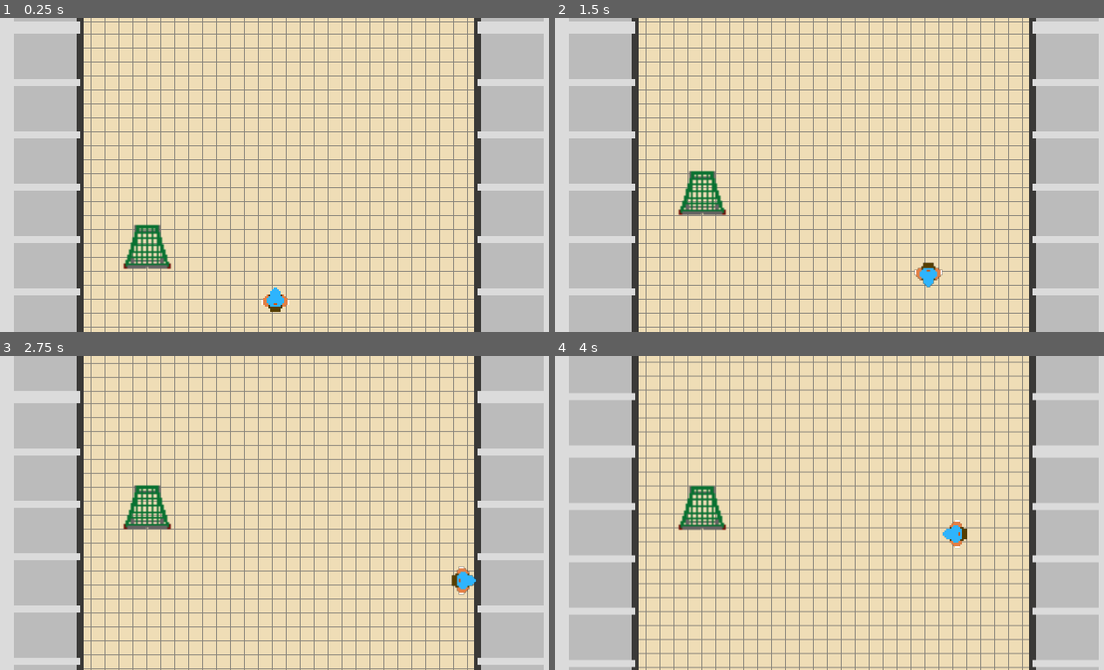
Above: before the commit, frames 1-4 (two rows, left to right).
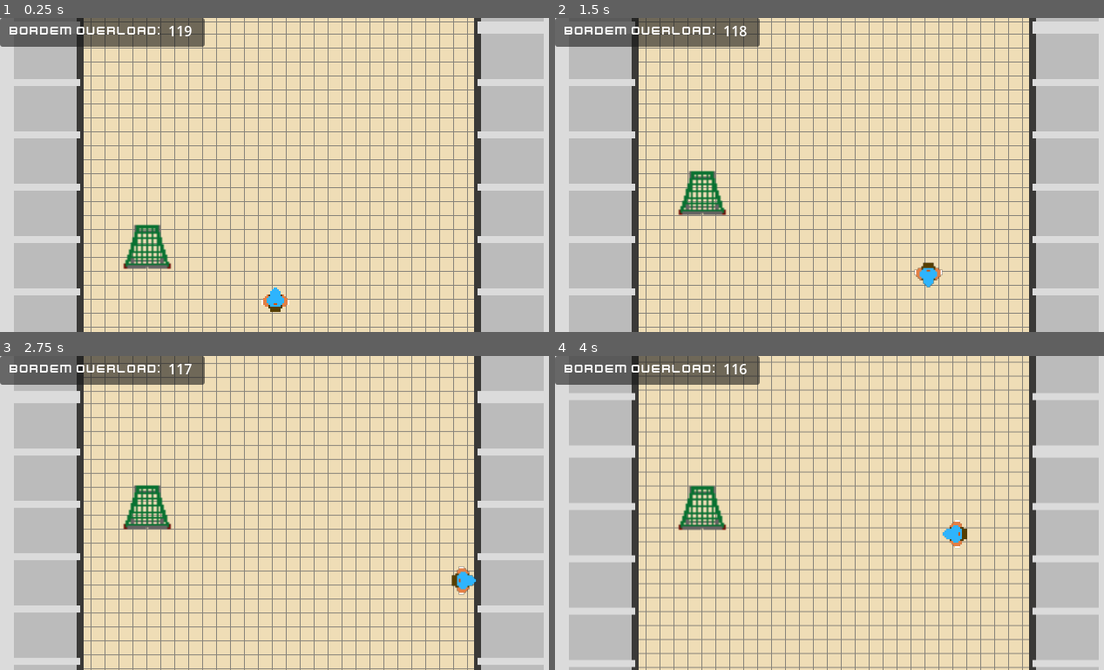
Above: after the commit, the same moments.

Repository: SpeedyLom/wild-jam-65
Game: Godot game, scene res://scenes/game.tscn
Same seed, same stepped clock (60 frames per second), same inputs: the game is played once before the commit and once after it.
Inputs:
- Up to frame 1 (0.25 s): no input
- Up to frame 2 (1.5 s): hold D (right) 0.53-1.28 s; hold S (down) from 1.28 s (still down)
- Up to frame 3 (2.75 s): release S (down) at 2.03 s; hold D (right) from 2.03 s (still down)
- Up to frame 4 (4 s): release D (right) at 2.78 s; hold W (up) 2.78-3.53 s; hold A (left) from 3.53 s (still down)

The runs differ from the first frame. In frame 1, 3.3% of the frame differs, in the area x 0-38%, y 0-10%; in frame 2, 3.3%; in frame 3, 3.3%; in frame 4, 3.3%.

Commit message:
Add game over mechanic

Diff:
--- /dev/null
+++ b/scenes/game.gd
@@ -0,0 +1,16 @@
+extends Node
+
+@onready var countdownTimer: Timer = $Timer
+@onready var countdownLabel: Label = $CanvasLayer/MarginContainer/Countdown
+
+func _ready():
+	pass
+
+func _process(delta):
+	countdownLabel.set_text(str(int(countdownTimer.time_left)))
+
+
+
+func _on_timer_timeout():
+	var gameOver = load("res://scenes/game_over.tscn")
+	get_tree().change_scene_to_packed(gameOver)
--- a/scenes/game.tscn
+++ b/scenes/game.tscn
@@ -1,7 +1,39 @@
-[gd_scene load_steps=2 format=3 uid="uid://dkek0rpux0hwl"]
+[gd_scene load_steps=4 format=3 uid="uid://dkek0rpux0hwl"]
 
 [ext_resource type="PackedScene" uid="uid://dfycw001yuasl" path="res://scenes/level_1.tscn" id="1_575v3"]
+[ext_resource type="Script" path="res://scenes/game.gd" id="1_r3a6d"]
+[ext_resource type="Theme" uid="uid://y8y8l8ilc4h6" path="res://theme.tres" id="2_b4k0i"]
 
 [node name="Game" type="Node"]
+script = ExtResource("1_r3a6d")
+
+[node name="CanvasLayer" type="CanvasLayer" parent="."]
+
+[node name="Panel" type="Panel" parent="CanvasLayer"]
+offset_right = 235.0
+offset_bottom = 33.0
+
+[node name="MarginContainer" type="MarginContainer" parent="CanvasLayer"]
+offset_left = 11.0
+offset_right = 221.0
+offset_bottom = 30.0
+
+[node name="Label" type="Label" parent="CanvasLayer/MarginContainer"]
+layout_mode = 2
+theme = ExtResource("2_b4k0i")
+text = "Bordem overload: "
+
+[node name="Countdown" type="Label" parent="CanvasLayer/MarginContainer"]
+layout_mode = 2
+size_flags_horizontal = 8
+text = "120
+"
 
 [node name="Level1" parent="." instance=ExtResource("1_575v3")]
+
+[node name="Timer" type="Timer" parent="."]
+wait_time = 120.0
+one_shot = true
+autostart = true
+
+[connection signal="timeout" from="Timer" to="." method="_on_timer_timeout"]
--- /dev/null
+++ b/scenes/game_over.gd
@@ -0,0 +1,6 @@
+extends Control
+
+func _on_button_pressed():
+	var game = load("res://scenes/game.tscn")
+
+	get_tree().change_scene_to_packed(game)
--- /dev/null
+++ b/scenes/game_over.tscn
@@ -0,0 +1,63 @@
+[gd_scene load_steps=4 format=3 uid="uid://fb4hwdrvfwni"]
+
+[ext_resource type="Script" path="res://scenes/game_over.gd" id="1_hf03d"]
+[ext_resource type="Texture2D" uid="uid://dmyvh2ypwcpk3" path="res://sprites/yellow_panel.png" id="1_yvls5"]
+[ext_resource type="Theme" uid="uid://y8y8l8ilc4h6" path="res://theme.tres" id="3_uh68n"]
+
+[node name="GameOver" type="Control"]
+layout_mode = 3
+anchors_preset = 15
+anchor_right = 1.0
+anchor_bottom = 1.0
+grow_horizontal = 2
+grow_vertical = 2
+script = ExtResource("1_hf03d")
+
+[node name="NinePatchRect" type="NinePatchRect" parent="."]
+layout_mode = 1
+anchors_preset = 15
+anchor_right = 1.0
+anchor_bottom = 1.0
+grow_horizontal = 2
+grow_vertical = 2
+texture = ExtResource("1_yvls5")
+patch_margin_left = 5
+patch_margin_top = 5
+patch_margin_right = 5
+patch_margin_bottom = 5
+
+[node name="Container" type="Control" parent="."]
+layout_mode = 1
+anchors_preset = 8
+anchor_left = 0.5
+anchor_top = 0.5
+anchor_right = 0.5
+anchor_bottom = 0.5
+offset_left = -20.0
+offset_top = -20.0
+offset_right = 20.0
+offset_bottom = 20.0
+grow_horizontal = 2
+grow_vertical = 2
+
+[node name="VBoxContainer" type="VBoxContainer" parent="Container"]
+layout_mode = 1
+anchors_preset = 5
+anchor_left = 0.5
+anchor_right = 0.5
+offset_left = -128.0
+offset_right = 128.0
+offset_bottom = 42.0
+grow_horizontal = 2
+
+[node name="Title" type="Label" parent="Container/VBoxContainer"]
+layout_mode = 2
+theme_override_font_sizes/font_size = 30
+text = "Bordem Overload"
+
+[node name="Button" type="Button" parent="Container/VBoxContainer"]
+layout_mode = 2
+theme = ExtResource("3_uh68n")
+text = "Restart"
+
+[connection signal="pressed" from="Container/VBoxContainer/Button" to="." method="_on_button_pressed"]
--- /dev/null
+++ b/theme.tres
@@ -0,0 +1,19 @@
+[gd_resource type="Theme" load_steps=6 format=3 uid="uid://y8y8l8ilc4h6"]
+
+[ext_resource type="FontFile" uid="uid://dln3w5esa6wpc" path="res://assets/kenvector_future.ttf" id="1_gqhk5"]
+[ext_resource type="Texture2D" uid="uid://cltwtseb0315p" path="res://sprites/red_button13.png" id="1_h6pot"]
+[ext_resource type="Texture2D" uid="uid://dppj3xg3t3af6" path="res://sprites/red_button11.png" id="2_vr4qn"]
+
+[sub_resource type="StyleBoxTexture" id="StyleBoxTexture_1eslx"]
+texture = ExtResource("1_h6pot")
+
+[sub_resource type="StyleBoxTexture" id="StyleBoxTexture_vt2sd"]
+texture = ExtResource("2_vr4qn")
+
+[resource]
+Button/colors/font_color = Color(0, 0, 0, 1)
+Button/colors/font_hover_color = Color(0, 0, 0, 1)
+Button/styles/hover = SubResource("StyleBoxTexture_1eslx")
+Button/styles/normal = SubResource("StyleBoxTexture_vt2sd")
+Label/font_sizes/font_size = 14
+Label/fonts/font = ExtResource("1_gqhk5")
Binary file added: assets/kenvector_future.ttf
Not shown, added: assets/kenvector_future.ttf.import
Binary file added: sprites/red_button10.png
Not shown, added: sprites/red_button10.png.import
Binary file added: sprites/red_button11.png
Not shown, added: sprites/red_button11.png.import
Binary file added: sprites/red_button12.png
Not shown, added: sprites/red_button12.png.import
Binary file added: sprites/red_button13.png
Not shown, added: sprites/red_button13.png.import
Binary file added: sprites/yellow_panel.png
Not shown, added: sprites/yellow_panel.png.import
